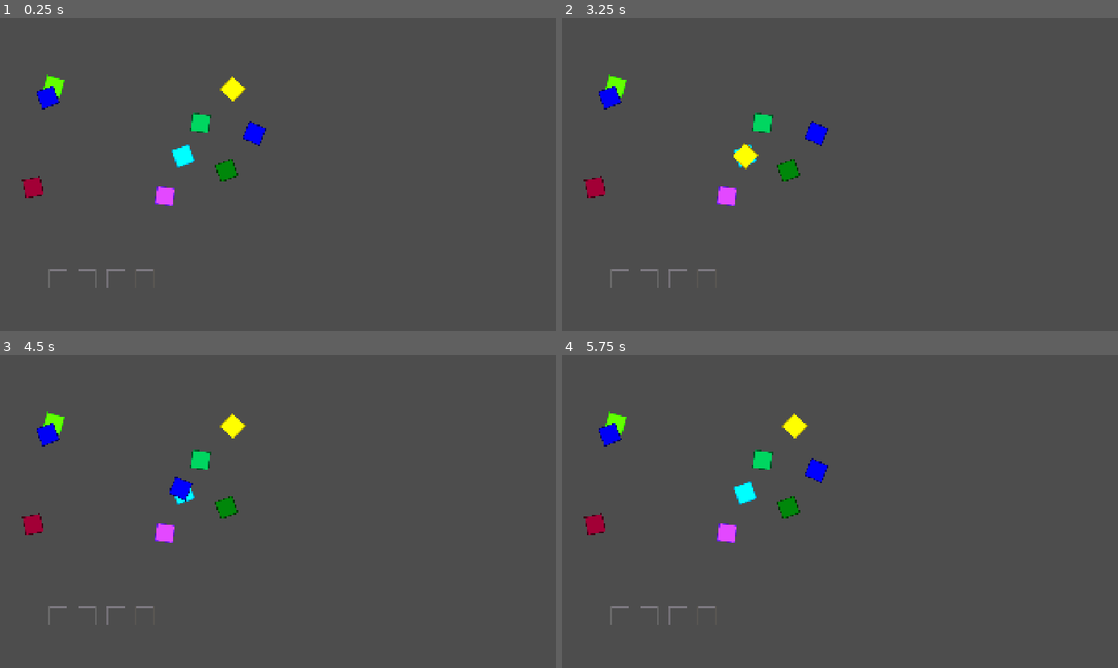
Above: before the commit, frames 1-4 (two rows, left to right).
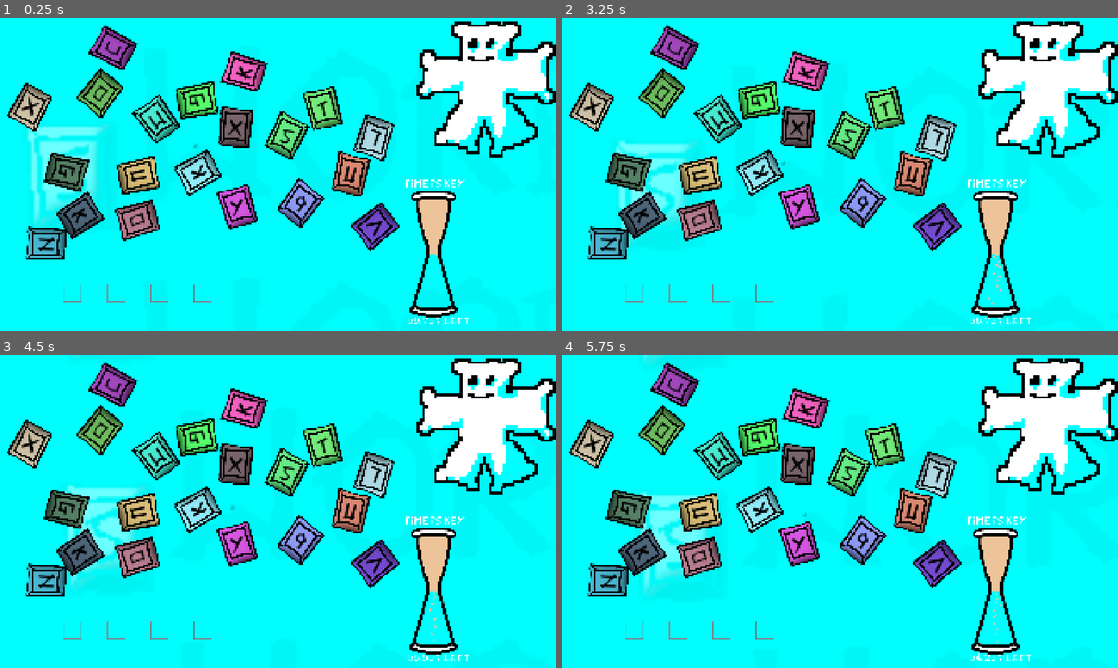
Above: after the commit, the same moments.

Repository: perlindgren/s_word
Game: Godot game, scene res://scenes/main.tscn
Same seed, same stepped clock (60 frames per second), same inputs: the game is played once before the commit and once after it.
Inputs (mouse positions are in pixels of both pictures, inside the frame that each line leads up to):
- Up to frame 1 (0.25 s): no input
- Up to frame 2 (3.25 s): drag from (762, 124) to (617, 86) at 0.52 s; drag from (617, 86) to (762, 124) at 1.27 s; move the mouse to (745, 155) at 2.02 s; click (745, 155) at 2.17 s; drag from (795, 89) to (745, 155) at 2.77 s
- Up to frame 3 (4.5 s): drag from (50, 433) to (233, 426) at 3.52 s; drag from (255, 470) to (33, 524) at 4.27 s
- Up to frame 4 (5.75 s): move the mouse to (789, 508) at 5.02 s; click (789, 508) at 5.17 s

The runs differ from the first frame. In frame 1, 100% of the frame differs, in the area x 0-100%, y 0-100%; in frame 2, 100%; in frame 3, 100%; in frame 4, 100%.

Commit message:
hour glass etc.

Diff:
--- a/project.godot
+++ b/project.godot
@@ -13,6 +13,11 @@
 config/name="sWord"
 run/main_scene="uid://c08ajglgtevpi"
 config/features=PackedStringArray("4.7", "Forward Plus")
+
+[autoload]
+
+Signals="*uid://bbi3a84lgvpyn"
+GameState="*uid://cvymrxshxe8ss"
 
 [display]
 
--- a/scenes/brick.tscn
+++ b/scenes/brick.tscn
@@ -1,7 +1,8 @@
 [gd_scene format=3 uid="uid://cqglmmcw6lso3"]
 
 [ext_resource type="Script" uid="uid://bgkrx5mbgqfps" path="res://scripts/brick.gd" id="1_0w5h4"]
-[ext_resource type="Texture2D" uid="uid://cuthic2k1tupq" path="res://assets/sprites/brick.png" id="2_7mekc"]
+[ext_resource type="FontFile" uid="uid://n74onkhokknh" path="res://assets/fonts/JameGem08_2026-Regular.ttf" id="2_c34n8"]
+[ext_resource type="Texture2D" uid="uid://b27qwpg5gjul6" path="res://assets/sprites/Button.png" id="3_7mekc"]
 
 [sub_resource type="RectangleShape2D" id="RectangleShape2D_srqkv"]
 size = Vector2(64, 64)
@@ -9,8 +10,26 @@
 [node name="Brick" type="Area2D" unique_id=273881986]
 script = ExtResource("1_0w5h4")
 
+[node name="Label" type="Label" parent="." unique_id=1139539660]
+modulate = Color(0, 0, 0, 1)
+z_index = 1
+anchors_preset = 8
+anchor_left = 0.5
+anchor_top = 0.5
+anchor_right = 0.5
+anchor_bottom = 0.5
+offset_left = -20.0
+offset_top = -29.0
+offset_right = 20.0
+offset_bottom = 29.0
+grow_horizontal = 2
+grow_vertical = 2
+theme_override_fonts/font = ExtResource("2_c34n8")
+theme_override_font_sizes/font_size = 64
+
 [node name="Sprite2D" type="Sprite2D" parent="." unique_id=2009699247]
-texture = ExtResource("2_7mekc")
+scale = Vector2(0.75, 0.75)
+texture = ExtResource("3_7mekc")
 
 [node name="CollisionShape2D" type="CollisionShape2D" parent="." unique_id=1606817143]
 shape = SubResource("RectangleShape2D_srqkv")
--- a/scenes/main.gd
+++ b/scenes/main.gd
@@ -1,24 +1,45 @@
 extends Node2D
 
-@export var bricks_nr : int = 10
+@export var bricks_nr : int = 20
 @export var brick_pos : Vector2 = Vector2(100.0, 100.0)
-@export var brick_size : Vector2 = Vector2(800.0, 600.0)
+@export var brick_area_size : Vector2 = Vector2(1200.0, 700.0)
 
 @export var slots_nr : int = 5
-@export var slots_pos : Vector2 = Vector2(100.0, 900.0)
-@export var slots_space : float = 100
+@export var slots_pos : Vector2 = Vector2(100.0, 950.0)
+@export var slots_space : float = 125
+
+@export var n_char : int = 25
 
 const brick_resource : Resource = preload("res://scenes/brick.tscn")
 const slot_resource : Resource = preload("res://scenes/slot.tscn")
+var rng = RandomNumberGenerator.new()
 
 func _ready() :
 	print("main: _ready")
-	for i in range(1, bricks_nr):
+
+	var positions : Array[Vector2]= []
+	for i in range(0, bricks_nr):
+		# generate
+		var pos : Vector2;
+		while true:
+			pos = Vector2(randf(), randf()) * brick_area_size
+			if positions.any(
+				func (v: Vector2) -> bool:
+					return pos.distance_to(v) < 150
+			):
+				print("overlap ", pos)
+			else:
+				break
+
+		# print("add pos ", pos, " to ", positions)
+		positions.push_back(pos)
+
 		var brick_instance = brick_resource.instantiate()
-		brick_instance.position = Vector2(randf(), randf()) * brick_size + brick_pos
-		brick_instance.modulate = Color(randfn(0.2, 1.0), randfn(0.2, 1.0), randfn(0.2, 1.0))
+		brick_instance.position = pos + brick_pos
+		brick_instance.modulate = Color(rng.randf_range(0.25, 1.0), rng.randf_range(0.25, 1.0), rng.randf_range(0.25, 1.0), 1.0)
 		brick_instance.rotation = randf() * TAU
 		brick_instance.old_rotation = brick_instance.rotation
+		brick_instance.get_child(0).text = String.chr(65 + randi() % n_char)
 		add_child(brick_instance)
 
 	for i in range(1, slots_nr):
--- a/scenes/main.tscn
+++ b/scenes/main.tscn
@@ -1,6 +1,103 @@
 [gd_scene format=3 uid="uid://c08ajglgtevpi"]
 
 [ext_resource type="Script" uid="uid://o1jndp3aecxy" path="res://scenes/main.gd" id="1_sugp2"]
+[ext_resource type="Texture2D" uid="uid://uj1uaukpnjsl" path="res://assets/sprites/event_plillowman.png" id="2_0wfyh"]
+[ext_resource type="Texture2D" uid="uid://dgbnmrok7vcl0" path="res://assets/sprites/sWORD.png" id="4_tbgi4"]
+[ext_resource type="Shader" uid="uid://drx10xq2ldktx" path="res://scripts/hourglass.gdshader" id="4_tefeu"]
+[ext_resource type="Texture2D" uid="uid://dpb7w6nji4ba4" path="res://assets/sprites/hourglass.png" id="5_o6xl0"]
+[ext_resource type="Script" uid="uid://c3tku83g2yeiy" path="res://scripts/hourglass.gd" id="6_o6xl0"]
+[ext_resource type="Texture2D" uid="uid://d3i7y4cwcia12" path="res://assets/sprites/dot.png" id="6_tefeu"]
+[ext_resource type="FontFile" uid="uid://n74onkhokknh" path="res://assets/fonts/JameGem08_2026-Regular.ttf" id="8_tipki"]
+
+[sub_resource type="ShaderMaterial" id="ShaderMaterial_srqkv"]
+shader = ExtResource("4_tefeu")
+shader_parameter/target_color = Color(0.92941177, 0.7647059, 0.6039216, 1)
+shader_parameter/tolerance = 0.1
+shader_parameter/ratio = 0.0710000033725
+
+[sub_resource type="ParticleProcessMaterial" id="ParticleProcessMaterial_srqkv"]
+particle_flag_disable_z = true
+emission_shape = 3
+emission_box_extents = Vector3(15, 0, 1)
+angle_min = 1.0728835e-05
+angle_max = 353.40002
+spread = 90.246
+initial_velocity_min = -10.0
+initial_velocity_max = 10.0
+angular_velocity_min = -100.000015
+angular_velocity_max = 99.999985
+gravity = Vector3(0, 98, 0)
+scale_min = 5.0
+scale_max = 8.0
 
 [node name="Main" type="Node2D" unique_id=943896723]
 script = ExtResource("1_sugp2")
+slots_space = 150.0
+
+[node name="CanvasLayer" type="CanvasLayer" parent="." unique_id=394326658]
+layer = -10
+
+[node name="ColorRect" type="ColorRect" parent="CanvasLayer" unique_id=10100867]
+anchors_preset = 15
+anchor_right = 1.0
+anchor_bottom = 1.0
+grow_horizontal = 2
+grow_vertical = 2
+size_flags_horizontal = 3
+size_flags_vertical = 3
+mouse_filter = 2
+color = Color(0, 0.99607843, 0.99607843, 1)
+
+[node name="EventPlillowman" type="Sprite2D" parent="." unique_id=90555800]
+texture_filter = 1
+position = Vector2(1678, 251.00002)
+scale = Vector2(10, 10)
+texture = ExtResource("2_0wfyh")
+
+[node name="Parallax2D" type="Parallax2D" parent="." unique_id=957808005]
+z_index = -1
+repeat_size = Vector2(2450, 800)
+autoscroll = Vector2(30, 20)
+repeat_times = 3
+ignore_camera_scroll = true
+
+[node name="Sprite2D" type="Sprite2D" parent="Parallax2D" unique_id=585113408]
+scale = Vector2(10, 10)
+texture = ExtResource("4_tbgi4")
+centered = false
+
+[node name="Hourglass" type="Sprite2D" parent="." unique_id=722604717]
+material = SubResource("ShaderMaterial_srqkv")
+position = Vector2(1498, 813)
+scale = Vector2(0.5, 0.5)
+texture = ExtResource("5_o6xl0")
+script = ExtResource("6_o6xl0")
+
+[node name="GPUParticles2D" type="GPUParticles2D" parent="Hourglass" unique_id=830802322]
+modulate = Color(0.92941177, 0.7647059, 0.6039216, 1)
+z_index = -1
+scale = Vector2(2, 2)
+amount = 16
+texture = ExtResource("6_tefeu")
+lifetime = 2.0
+randomness = 0.1
+process_material = SubResource("ParticleProcessMaterial_srqkv")
+
+[node name="Label" type="Label" parent="Hourglass" unique_id=1868858888]
+offset_left = -210.0
+offset_top = -514.0
+offset_right = 212.0
+offset_bottom = -395.0
+theme_override_fonts/font = ExtResource("8_tipki")
+theme_override_font_sizes/font_size = 64
+text = "Time is Key
+"
+
+[node name="Seconds" type="Label" parent="Hourglass" unique_id=685407834]
+offset_left = -180.0
+offset_top = 434.0
+offset_right = -53.0
+offset_bottom = 522.0
+theme_override_fonts/font = ExtResource("8_tipki")
+theme_override_font_sizes/font_size = 64
+text = "60.0"
--- a/scenes/slot.tscn
+++ b/scenes/slot.tscn
@@ -7,6 +7,7 @@
 size = Vector2(64, 64)
 
 [node name="Slot" type="Area2D" unique_id=2057994543 groups=["slots"]]
+z_index = -1
 script = ExtResource("1_ic0fu")
 
 [node name="Sprite2D" type="Sprite2D" parent="." unique_id=1138344678]
--- a/scripts/brick.gd
+++ b/scripts/brick.gd
@@ -67,8 +67,13 @@
 
 			snap_to_slot(target_slot)
 	else:
+		print("drop at arbitrary position, current slot", current_slot)
+		if current_slot:
+			current_slot.current_item = null
+		current_slot = null
+		rotation = old_rotation
 		# Dropped in empty space, slide back home
-		return_to_position(starting_position)
+		# return_to_position(starting_position)
 
 func snap_to_slot(slot: Area2D) -> void:
 	print("snap_to_slot")
--- /dev/null
+++ b/scripts/game_state.gd
@@ -0,0 +1 @@
+extends Node
--- /dev/null
+++ b/scripts/hourglass.gd
@@ -0,0 +1,21 @@
+extends Sprite2D
+
+@export var time : float = 60
+@onready var seconds = $Seconds
+var curr_time : float
+
+func _ready() -> void:
+	curr_time = time
+	pass
+
+func _process(delta) -> void:
+	curr_time -= delta
+	print("curr_time ", curr_time)
+	material.set_shader_parameter("ratio", 0.5 - curr_time/(2 * time))
+	seconds.text = str("%.2f" % curr_time + "S LEFT")
+	if curr_time < 10.0:
+		seconds.modulate = Color.DARK_RED
+	else:
+		seconds.modulate = Color.WHITE
+	if curr_time < 0:
+		curr_time = time;
--- /dev/null
+++ b/scripts/hourglass.gdshader
@@ -0,0 +1,22 @@
+shader_type canvas_item;
+
+uniform vec3 target_color : source_color;
+uniform float tolerance : hint_range(0.0, 1.0) = 0.1;
+uniform float ratio : hint_range(0.0, 0.5) = 0.0;
+
+void fragment() {
+	vec4 tex_color = texture(TEXTURE, UV);
+	float dist = distance(tex_color.rgb, target_color);
+	if (dist < tolerance) {
+		// above mid
+		if (UV.y < 0.5 && UV.y < ratio) {
+			COLOR.a = 0.0;
+		}
+
+		// below mid
+		if (UV.y > 0.5 && UV.y - 0.25 * distance(UV.x,0.5) < 1.0 - ratio) {
+			COLOR.a = 0.0;
+		}
+
+	}
+}
--- /dev/null
+++ b/scripts/signals.gd
@@ -0,0 +1 @@
+extends Node
Binary file added: assets/fonts/JameGem08_2026-Regular.ttf
Not shown, added: assets/fonts/JameGem08_2026-Regular.ttf.import
Binary file added: assets/sprites/Button.png
Not shown, added: assets/sprites/Button.png.import
Binary file added: assets/sprites/dot.png
Not shown, added: assets/sprites/dot.png.import
Binary file added: assets/sprites/event_cat.png
Not shown, added: assets/sprites/event_cat.png.import
Binary file added: assets/sprites/event_dog.png
Not shown, added: assets/sprites/event_dog.png.import
Binary file added: assets/sprites/event_goblin.png
Not shown, added: assets/sprites/event_goblin.png.import
(and 14 more such lines)
